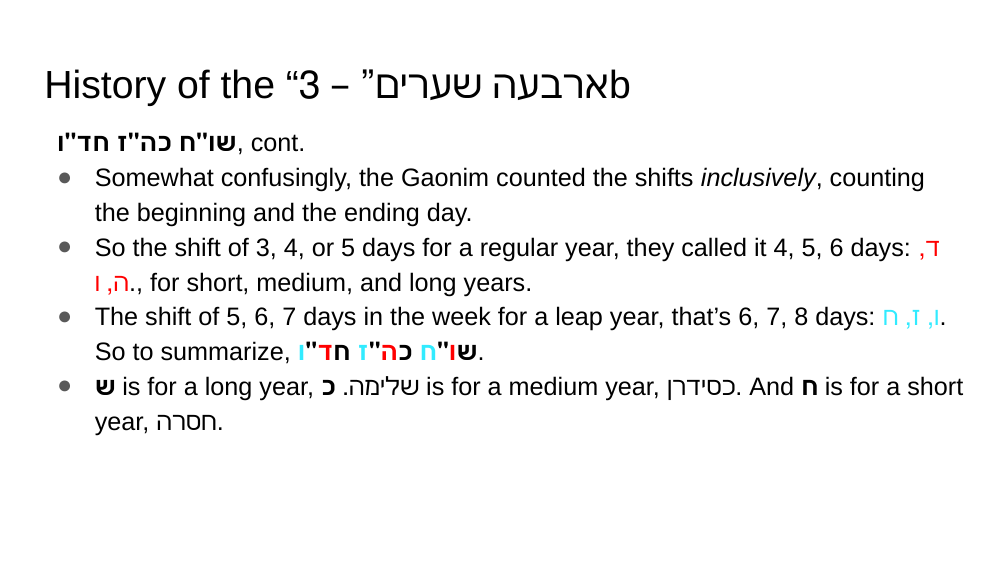
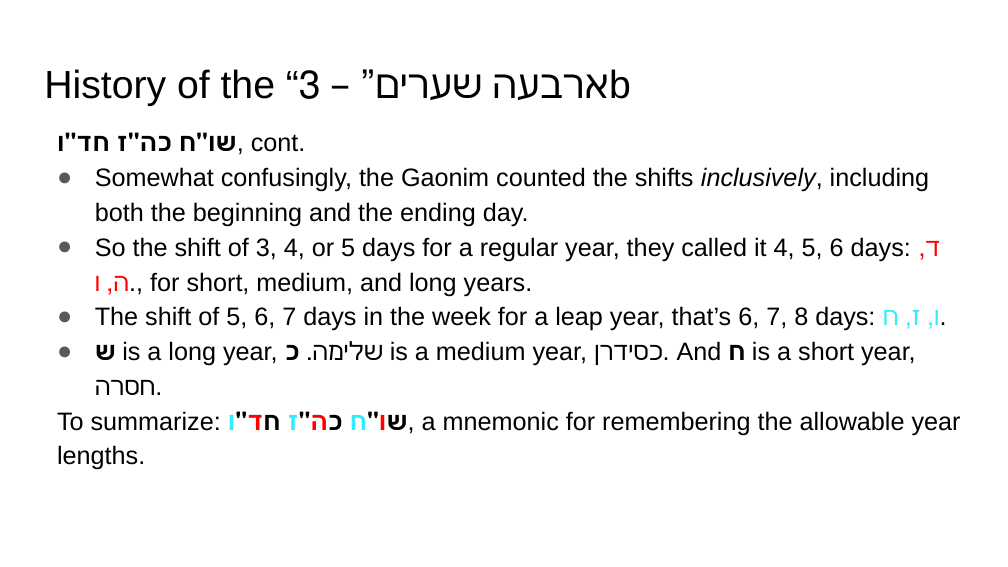
Before and after one commit to MichoelR/Keviyus, a slide deck: slide 7 of FourGates/FourGates.pptx. Drawn at 1008x567 pixels with LibreOffice and Linux fonts; fonts in the diff are those of the drawing. Boxes give left, top, right and bottom in pixels: in the first picture for what was removed or moved away, otherwise in the second. Text is boxed around its words. In the diff, an @@ line names an element or a change of style, - is before the commit and + after.

```diff
--- a/FourGates/FourGates.pptx
+++ b/FourGates/FourGates.pptx
@@ text at <box>95,167,929,227</box>: text changed @@
-● Somewhat confusingly, the Gaonim counted the shifts inclusively, counting the beginning and the ending day.
+● Somewhat confusingly, the Gaonim counted the shifts inclusively, including both the beginning and the ending day.
@@ text at <box>57,306,961,470</box>: text changed @@
-● The shift of 5, 6, 7 days in the week for a leap year, that’s 6, 7, 8 days: ו, ז, ח. So to summarize, שו"ח כה"ז חד"ו.
-● ש is for a long year, שלימה. כ is for a medium year, כסידרן. And ח is for a short year, חסרה.
+● The shift of 5, 6, 7 days in the week for a leap year, that’s 6, 7, 8 days: ו, ז, ח.
+● ש is a long year, שלימה. כ is a medium year, כסידרן. And ח is a short year, חסרה.
+To summarize: שו"ח כה"ז חד"ו, a mnemonic for remembering the allowable year lengths.
```
Also in this commit, not shown: 24 other slides changed.
